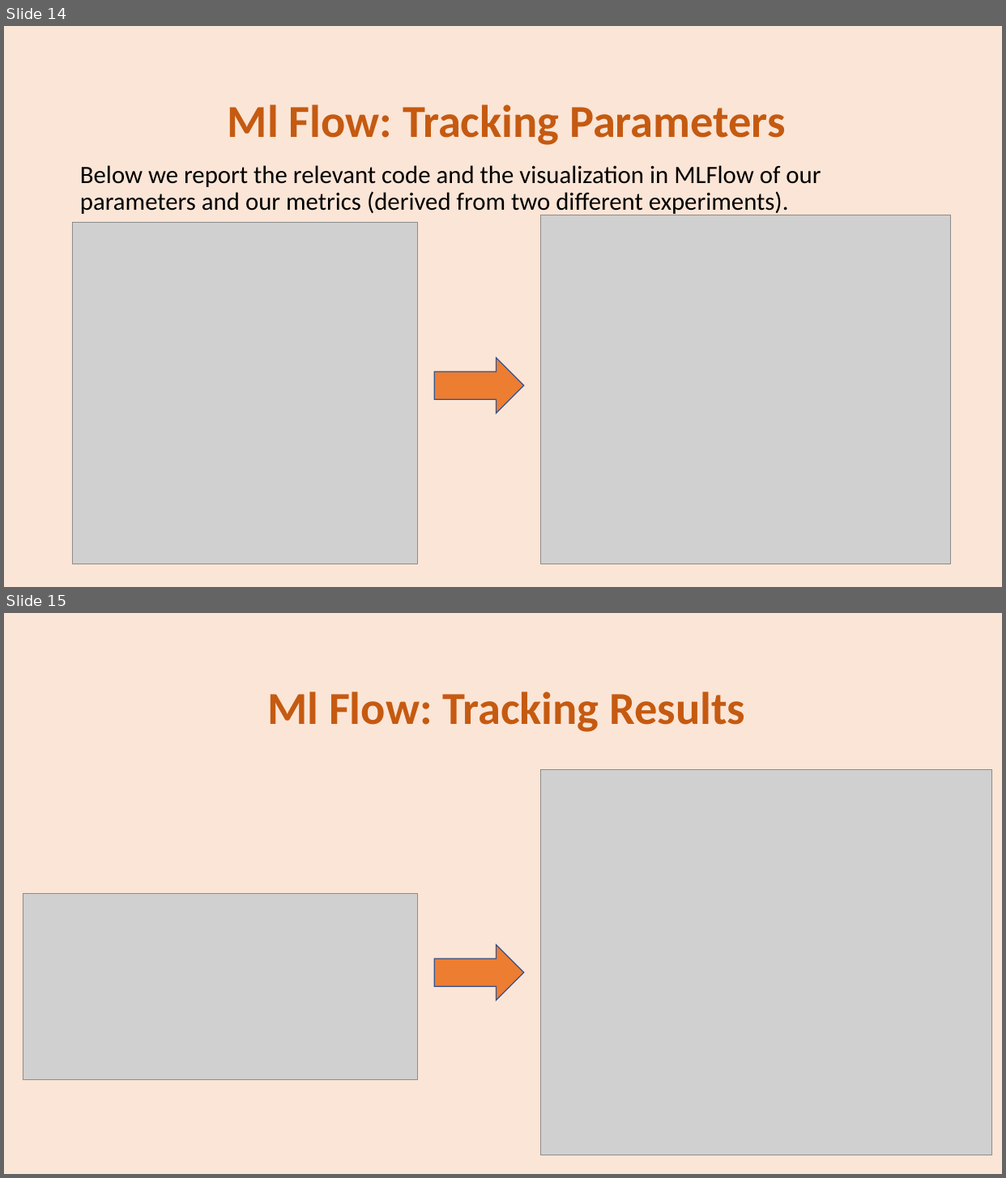
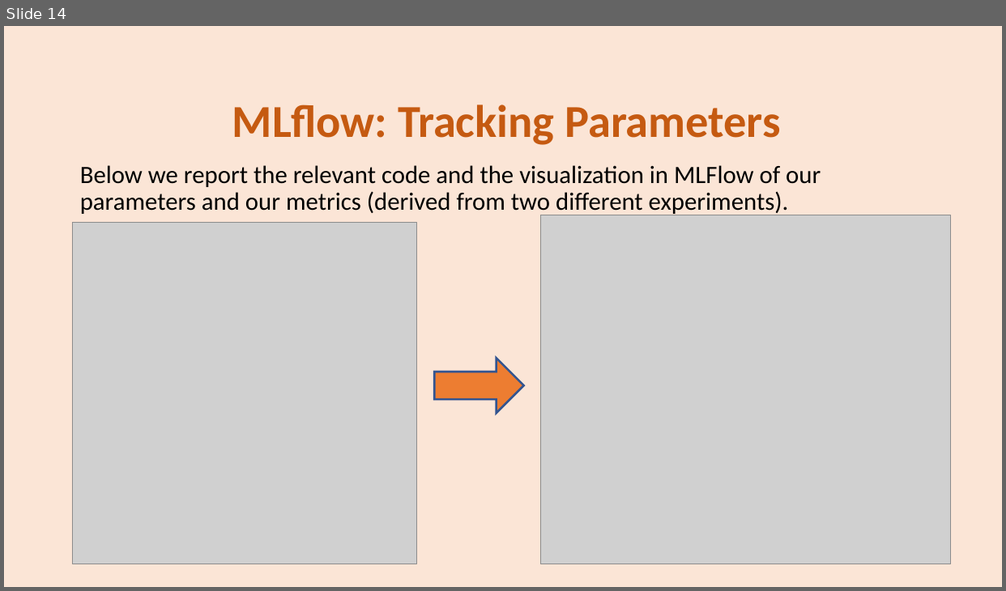
Before and after one commit to se4ai2223-uniba/architectural-style-recognition, a slide deck: docs/ArchiNet Team-Milestone 2.pptx. Shown one above the other, each under a label of ours: slides 14 and 15 before the commit, slide 14 after it. The pictures are 1006x1178 and 1006x591 pixels, drawn with LibreOffice and Linux fonts; fonts in the diff are those of the drawing; grey boxes stand for pictures. Boxes give left, top, right and bottom in pixels: in the first picture for what was removed or moved away, otherwise in the second. Text is boxed around its words. In the diff, an @@ line names an element or a change of style, - is before the commit and + after.

```diff
--- a/docs/ArchiNet Team-Milestone 2.pptx
+++ b/docs/ArchiNet Team-Milestone 2.pptx
@@ slide 15 removed at [4, 613, 1002, 1174], background #FBE5D6 @@
@@ title removed at [267, 692, 745, 732] @@
-Ml Flow: Tracking Results
@@ picture removed at [541, 769, 992, 1155] @@
@@ picture removed at [23, 894, 418, 1080] @@
@@ right arrow removed at [434, 945, 524, 1001] @@
@@ slide 14 changed as well @@
@@ title at [232, 105, 781, 145]: text changed @@
-Ml Flow: Tracking Parameters
+MLflow: Tracking Parameters
@@ right arrow at [434, 358, 524, 414]: outline #325491 1 pt to #325490 2 pt; proportions changed @@
```
Also in this commit, not shown: 5 other slides changed, 3 slides added.
